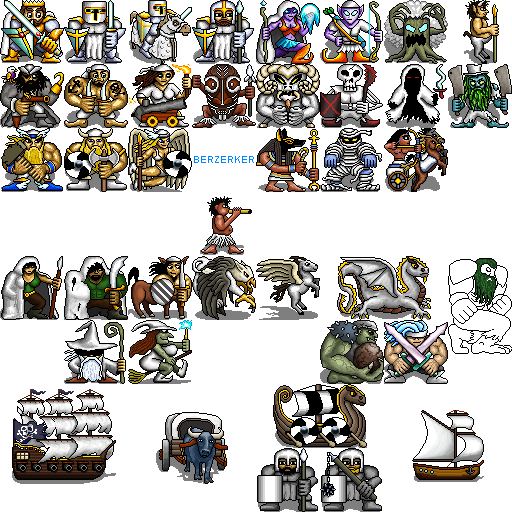
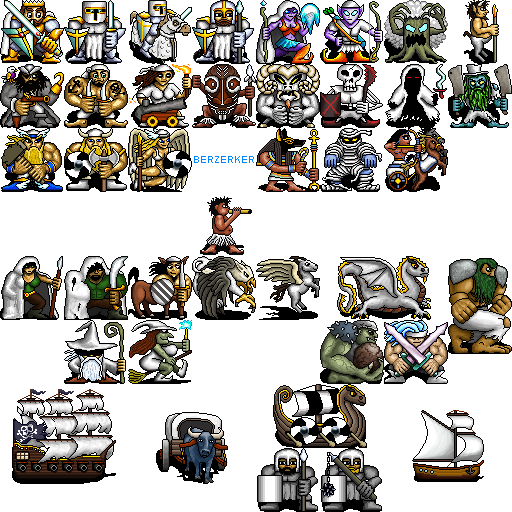
Layer changes from the first (512, 512) image to the second:
painted on "Colour" over [454, 307, 509, 343]
painted on "Detail" over [22, 8, 512, 476]
"Shadow": opacity 50% → 100%, painted on it over [0, 30, 507, 512]
